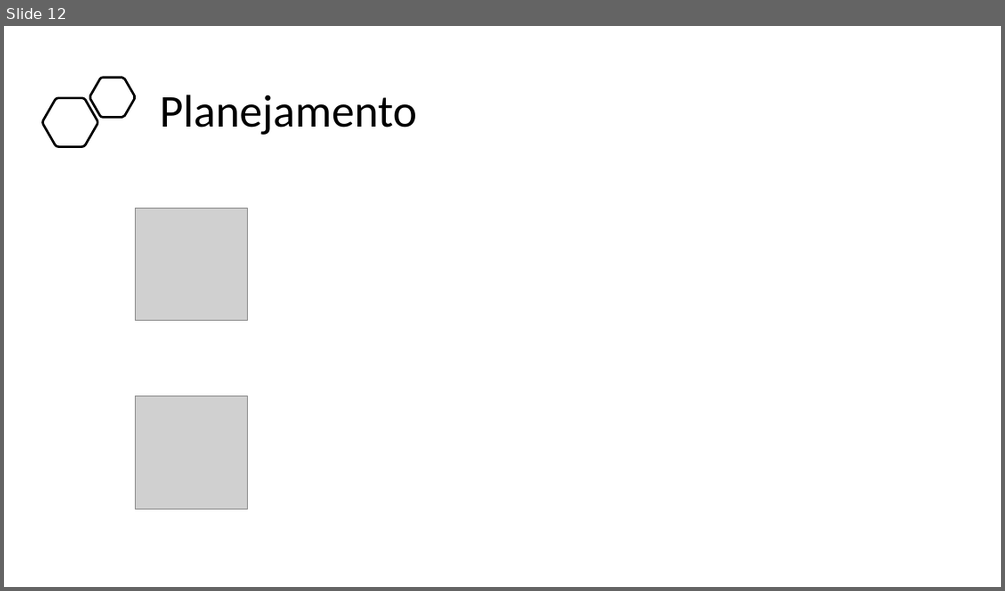
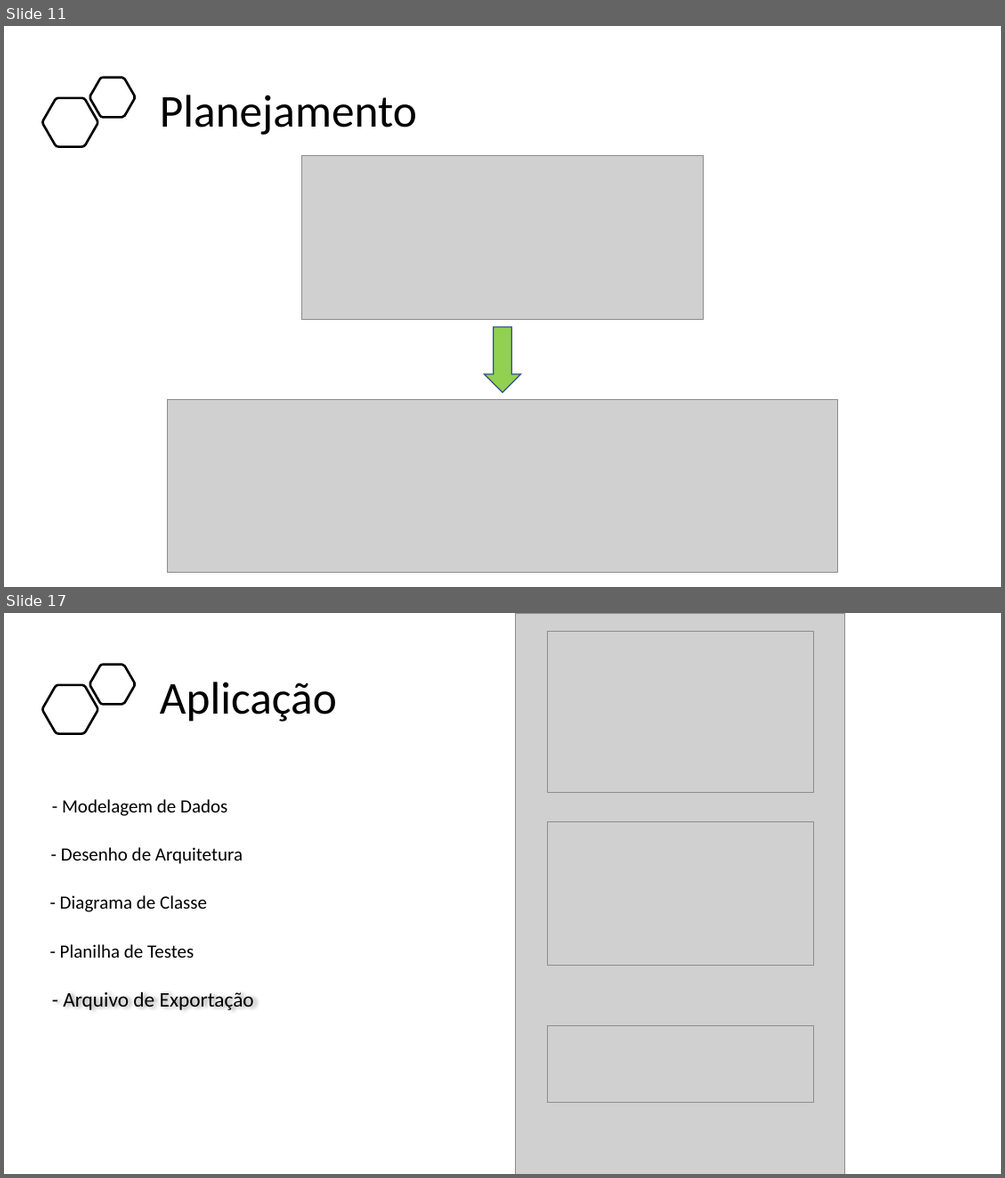
Before and after one commit to BandTec/project-hunter, a slide deck: Documentação/Apresentação - Sprint 3.pptx. Shown one above the other, each under a label of ours: slide 12 before the commit, slides 11 and 17 after it; the slides between them are not shown. The pictures are 1005x591 and 1005x1178 pixels, drawn with LibreOffice and Linux fonts; fonts in the diff are those of the drawing; grey boxes stand for pictures. Boxes give left, top, right and bottom in pixels: in the first picture for what was removed or moved away, otherwise in the second. Text is boxed around its words. In the diff, an @@ line names an element or a change of style, - is before the commit and + after.

Commit message:
PPT e ajustes na arquitetura

```diff
--- a/Documentação/Apresentação - Sprint 3.pptx
+++ b/Documentação/Apresentação - Sprint 3.pptx
@@ slide 17 added at [4, 613, 1001, 1174], background #FFFFFF @@
@@ freeform shape added at [90, 665, 135, 705], outline #000000 2.25 pt @@
@@ freeform shape added at [43, 685, 98, 733], outline #000000 2.25 pt @@
@@ title added at [160, 682, 337, 722], 44 pt, text #000000 @@
+Aplicação
@@ text added at [62, 799, 227, 816], 18 pt, text #000000 @@
+- Modelagem de Dados
@@ text added at [61, 847, 243, 864], 18 pt, text #000000 @@
+- Desenho de Arquitetura
@@ text added at [60, 895, 207, 912], 18 pt, text #000000 @@
+- Diagrama de Classe
@@ text added at [60, 944, 194, 957], 18 pt, text #000000 @@
+- Planilha de Testes
@@ text added at [63, 992, 254, 1010], 20 pt, text #000000 @@
+- Arquivo de Exportação
@@ group added at [515, 613, 845, 1174]: 4 pictures @@
@@ what was slide 12 is now slide 11 @@
@@ slide 11 changed as well @@
@@ picture added at [301, 155, 703, 319] @@
@@ picture removed at [135, 208, 247, 320] @@
@@ down arrow added at [484, 327, 521, 393], fill #92D050, outline #325491 1 pt @@
@@ picture removed at [135, 396, 247, 508] @@
@@ picture added at [167, 400, 838, 572] @@
```
Also in this commit, not shown: 10 other slides changed, 4 other slides added, 5 slides removed, 6 other files.
